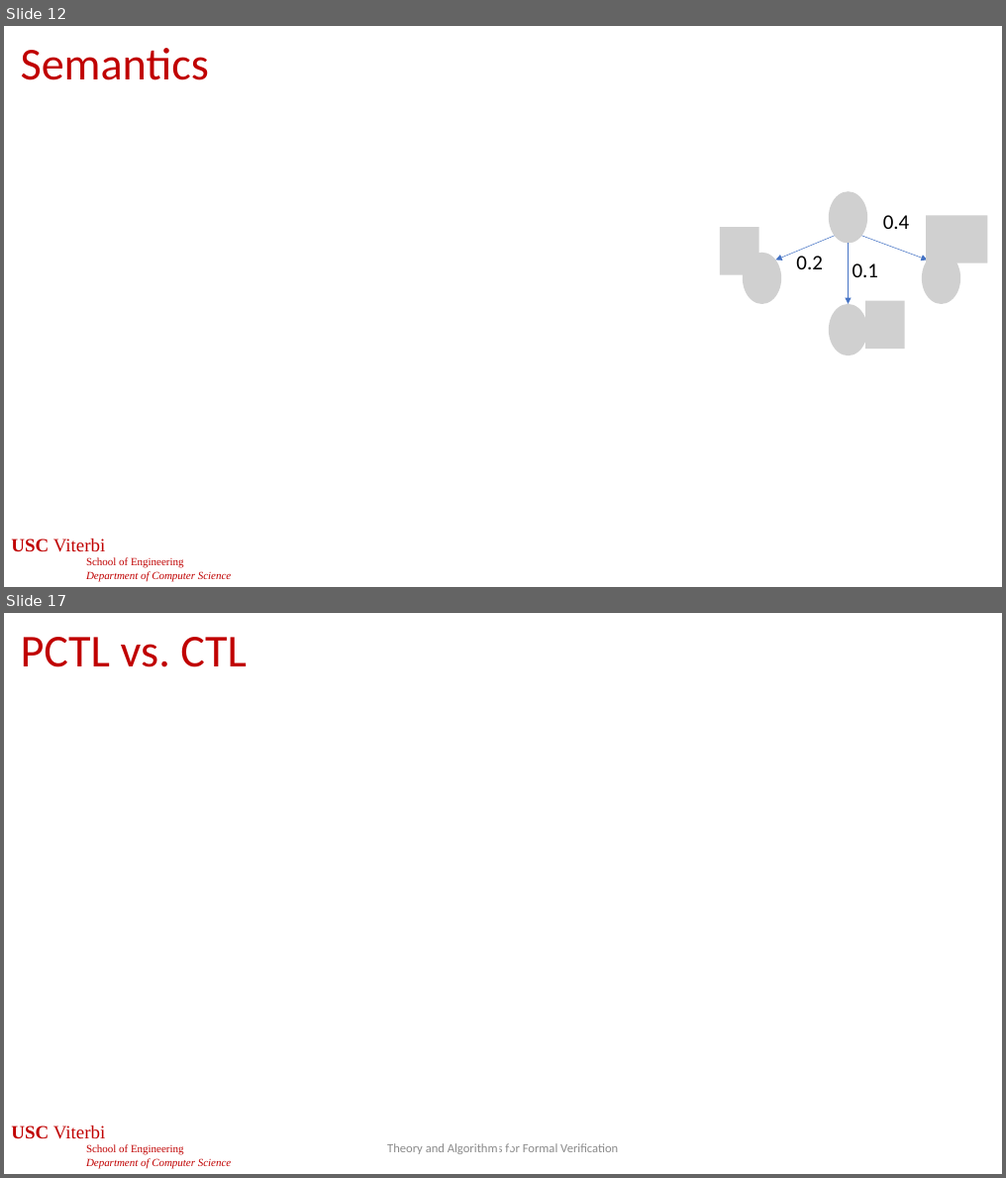
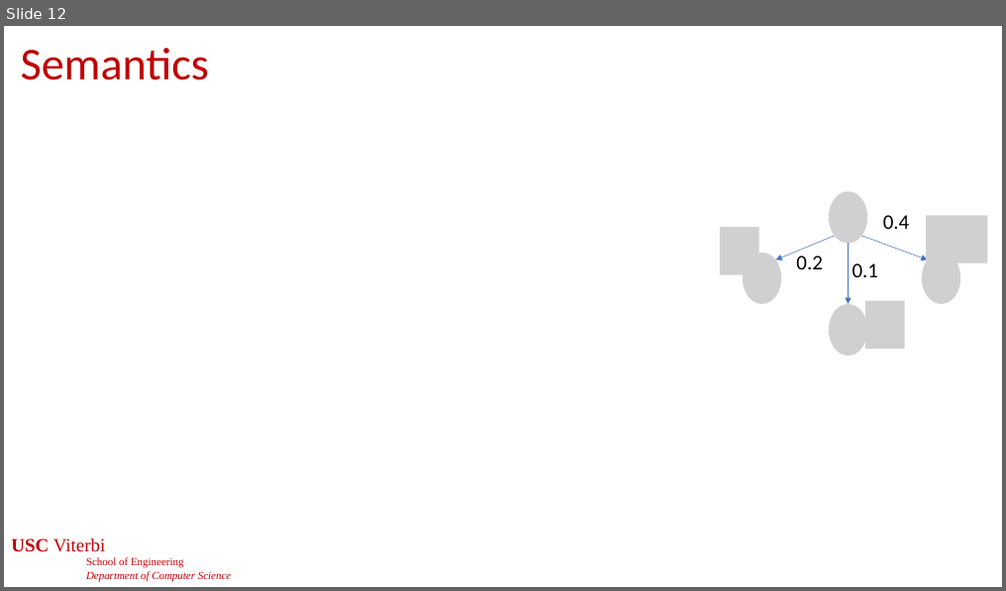
Before and after one commit to jdeshmukh/jdeshmukh.github.io, a slide deck: teaching/cs513-autocps-fall-2024/slides/ProbabilisticModels.pptx. Shown one above the other, each under a label of ours: slides 12 and 17 before the commit, slide 12 after it; the slides between them are not shown. The pictures are 1006x1178 and 1006x591 pixels, drawn with LibreOffice and Linux fonts; fonts in the diff are those of the drawing; grey boxes stand for pictures; background and template pictures are left out. Boxes give left, top, right and bottom in pixels: in the first picture for what was removed or moved away, otherwise in the second. Text is boxed around its words. In the diff, an @@ line names an element or a change of style, - is before the commit and + after.

```diff
--- a/teaching/cs513-autocps-fall-2024/slides/ProbabilisticModels.pptx
+++ b/teaching/cs513-autocps-fall-2024/slides/ProbabilisticModels.pptx
@@ slide 17 removed at box(4, 613, 1002, 1174), background #FFFFFF; not listed: 1 template element that a slide beside it also shows @@
@@ title removed at box(21, 637, 247, 667) @@
-PCTL vs. CTL
@@ text removed at box(387, 1144, 618, 1155) @@
-Theory and Algorithms for Formal Verification
@@ page number removed at box(491, 1144, 517, 1153) @@
-17
```
Also in this commit, not shown: 1 slide changed, 22 other slides removed, 1 other file.
